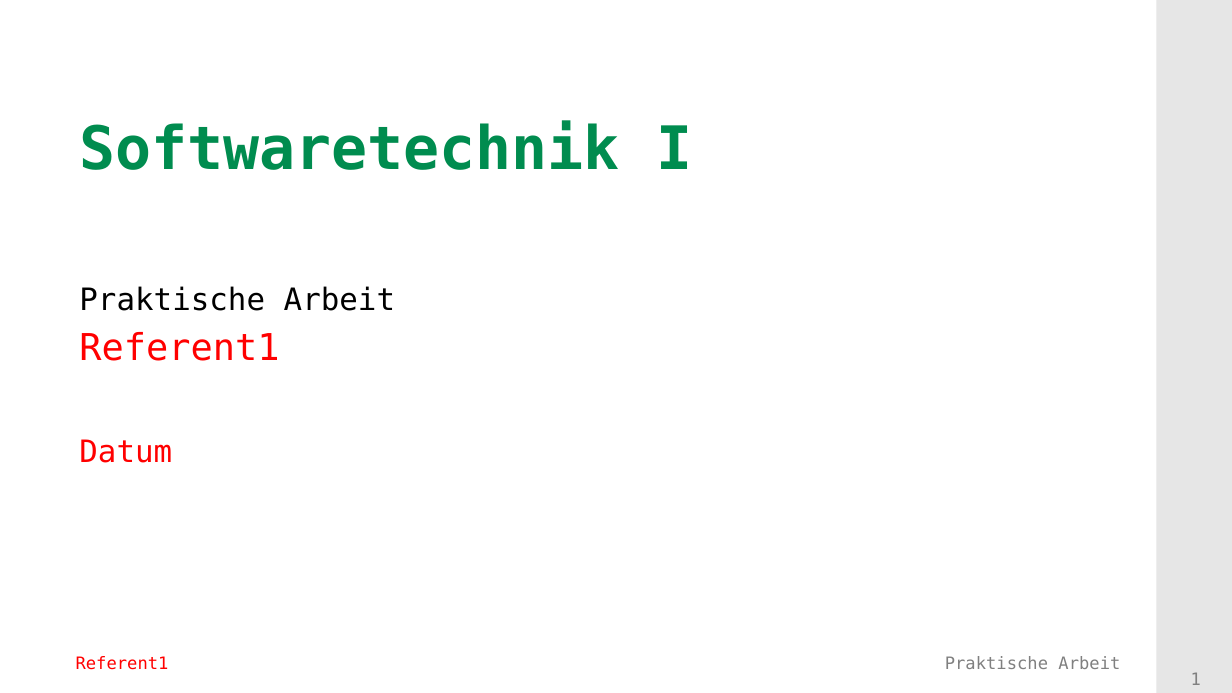
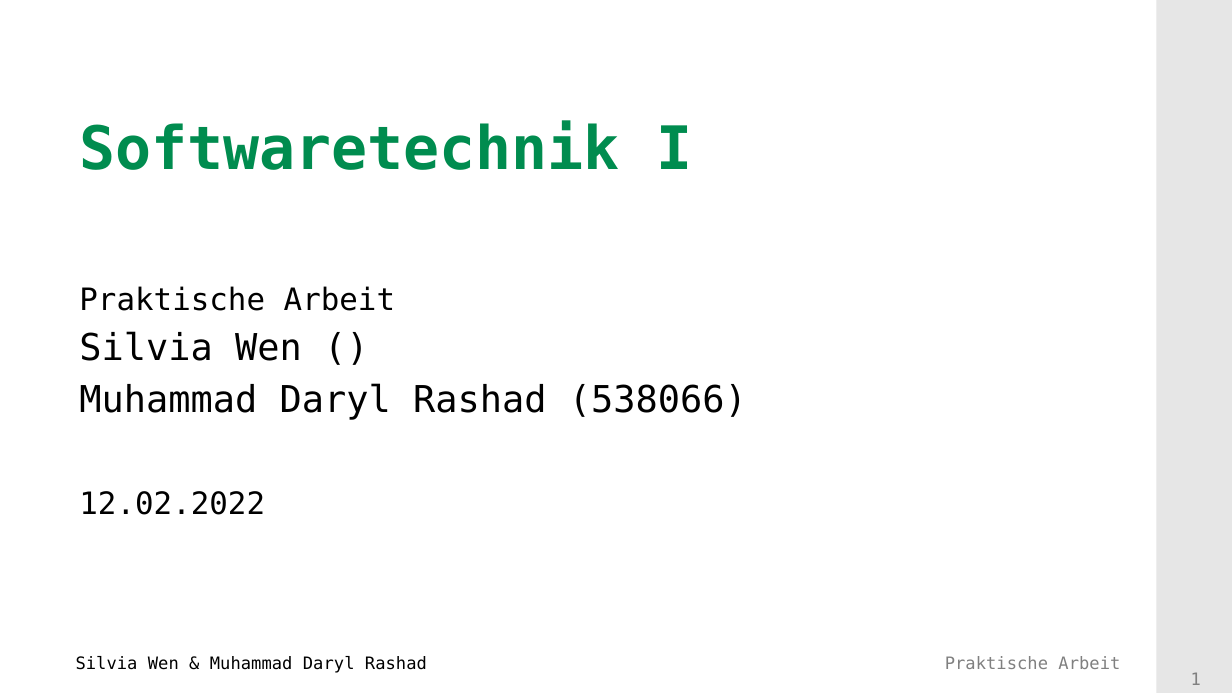
Before and after one commit to Mufasaxi/SimpleBank, a slide deck: slide 1 of Vorlage_Praesentation_2022_Subgroup_2_4_OOA.pptx. Drawn at 1232x693 pixels with LibreOffice and Linux fonts; fonts in the diff are those of the drawing; background and template pictures are left out. Boxes give left, top, right and bottom in pixels: in the first picture for what was removed or moved away, otherwise in the second. Text is boxed around its words. In the diff, an @@ line names an element or a change of style, - is before the commit and + after.

```diff
--- a/Vorlage_Praesentation_2022_Subgroup_2_4_OOA.pptx
+++ b/Vorlage_Praesentation_2022_Subgroup_2_4_OOA.pptx
@@ subtitle at (79,331,747,515): text changed; text colour #FF0000 to #000000 @@
-Referent1
-Datum
+Silvia Wen ()
+Muhammad Daryl Rashad (538066)
+12.02.2022
@@ text at (76,656,427,673): text changed; text colour #FF0000 to #000000 @@
-Referent1
+Silvia Wen & Muhammad Daryl Rashad
```
Also in this commit, not shown: 11 other slides changed, 2 slides added, 3 other files.
